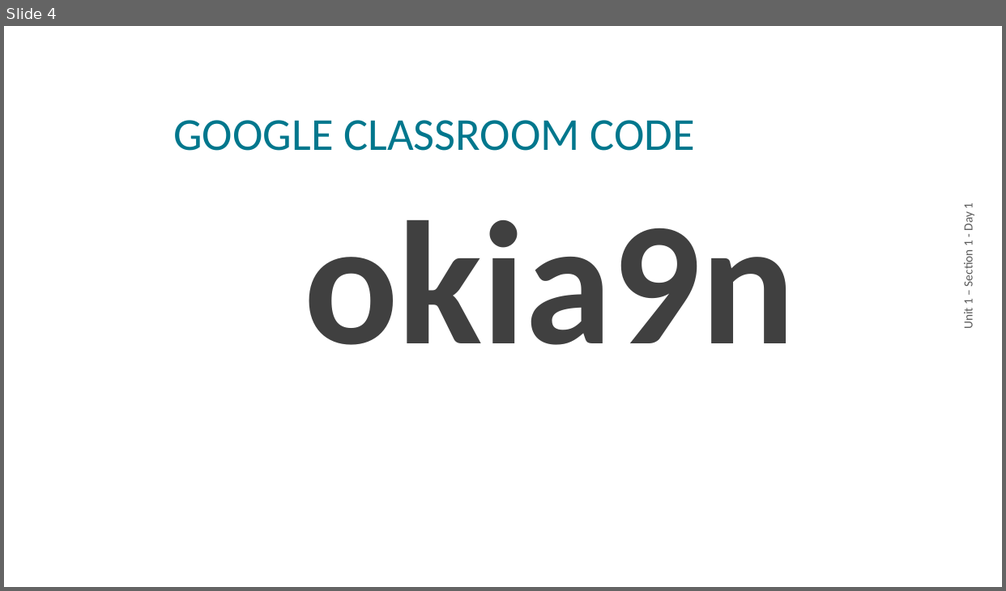
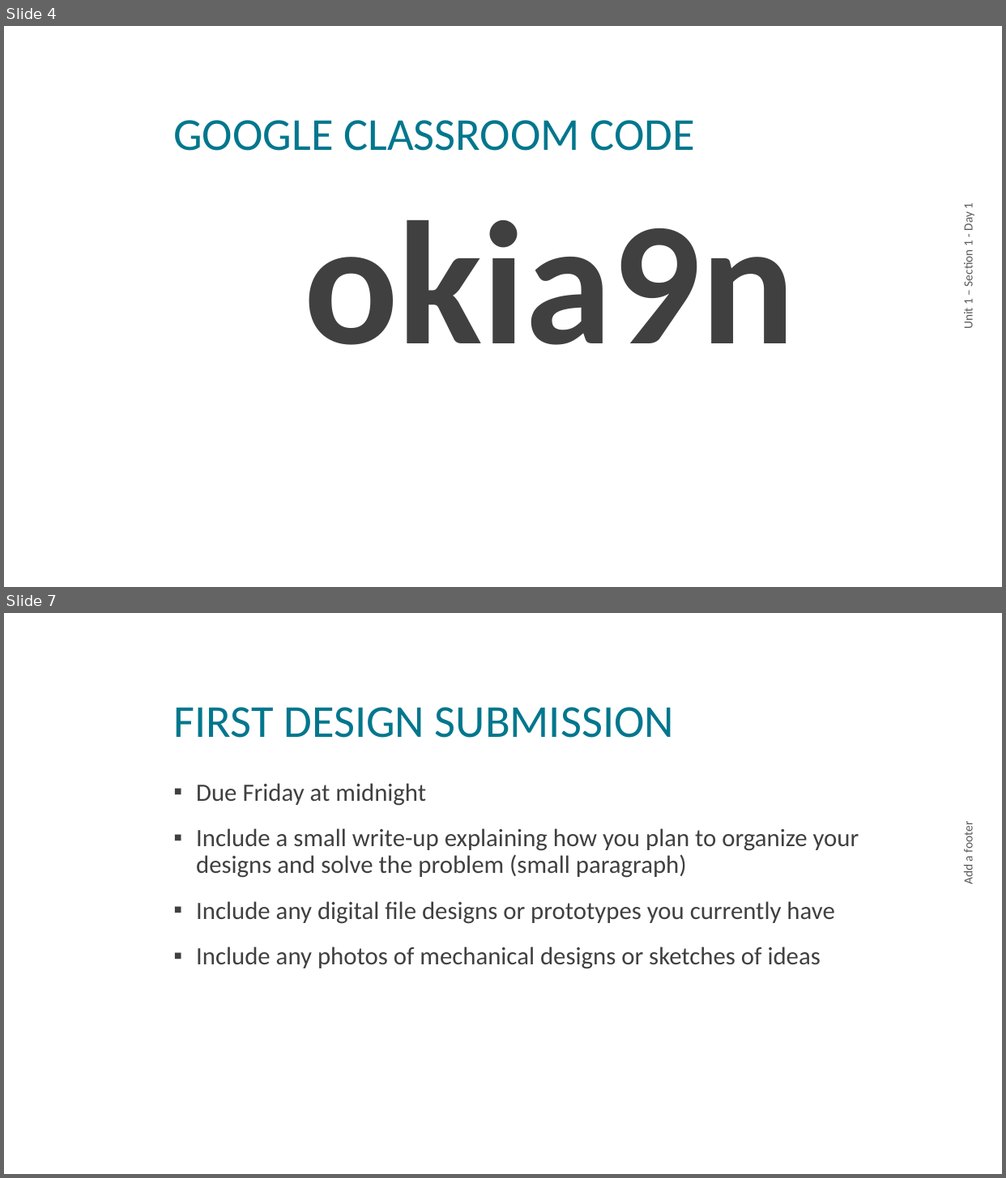
Before and after one commit to nickvertucci/Technology-Education-Curriculum, a slide deck: High School/Design and Drawing for Production/Unit 10 - Puzzle Cube Design Challenge/Section 1 - The Puzzle Cube Design Challenge/Assets/Unit10S1 - Puzzle Cube Design Challenge.pptx. Shown one above the other, each under a label of ours: slide 4 before the commit, slides 4 and 7 after it; the slides between them are not shown. The pictures are 1006x591 and 1006x1178 pixels, drawn with LibreOffice and Linux fonts; fonts in the diff are those of the drawing; background and template pictures are left out. Boxes give left, top, right and bottom in pixels: in the first picture for what was removed or moved away, otherwise in the second. Text is boxed around its words. In the diff, an @@ line names an element or a change of style, - is before the commit and + after.

```diff
--- a/High School/Design and Drawing for Production/Unit 10 - Puzzle Cube Design Challenge/Section 1 - The Puzzle Cube Design Challenge/Assets/Unit10S1 - Puzzle Cube Design Challenge.pptx
+++ b/High School/Design and Drawing for Production/Unit 10 - Puzzle Cube Design Challenge/Section 1 - The Puzzle Cube Design Challenge/Assets/Unit10S1 - Puzzle Cube Design Challenge.pptx
@@ slide 7 added at (x1=4, y1=613, x2=1002, y2=1174), background picture (left out) @@
@@ title added at (x1=173, y1=707, x2=674, y2=738), 44 pt, text #00778D @@
+FIRST DESIGN SUBMISSION
@@ text added at (x1=196, y1=828, x2=859, y2=969), 24 pt, text #404040 @@
+▪ Due Friday at midnight
+▪ Include a small write-up explaining how you plan to organize your designs and solve the problem (small paragraph)
+▪ Include any digital file designs or prototypes you currently have
+▪ Include any photos of mechanical designs or sketches of ideas
@@ text added at (x1=961, y1=826, x2=976, y2=884), 12 pt, text #595959 @@
+Add a footer
```
Also in this commit, not shown: 2 other slides added, 1 other file.
